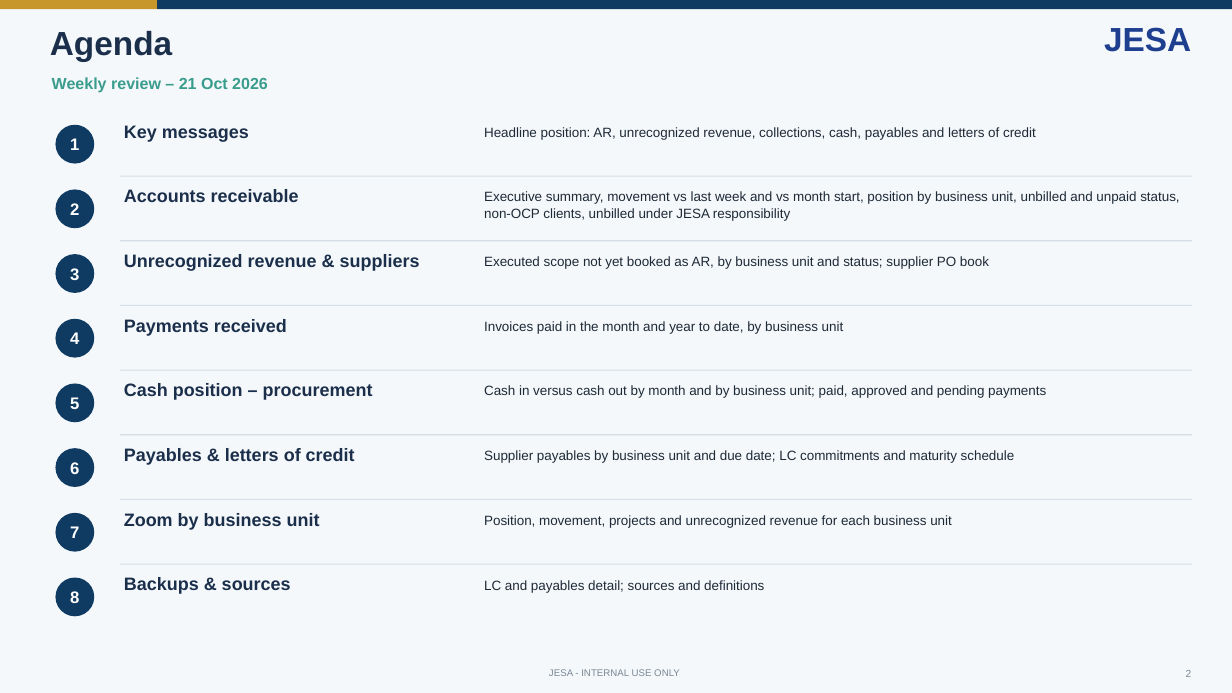
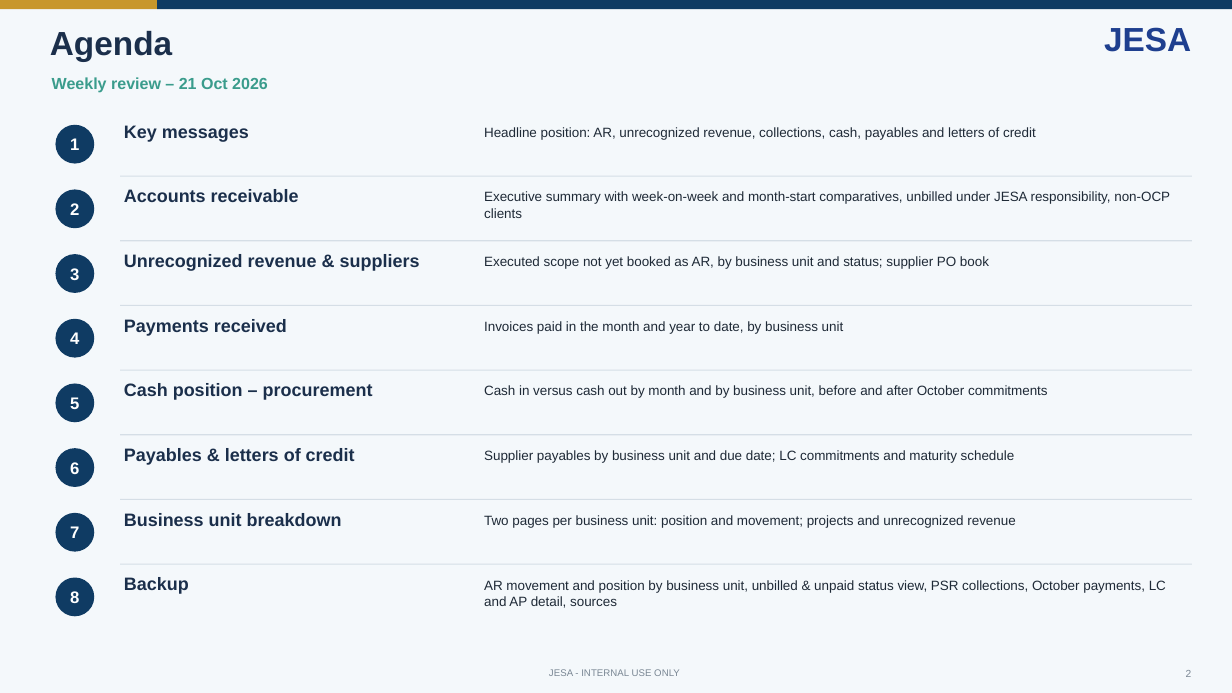
Before and after one commit to cherkaouihassan-art/Skills-Repo, a slide deck: slide 2 of weekly-ar-cash-deck/output/JESA_AR_Cash_Position_2026-10-21.pptx. Drawn at 1232x693 pixels with LibreOffice and Linux fonts; fonts in the diff are those of the drawing. Boxes give left, top, right and bottom in pixels: in the first picture for what was removed or moved away, otherwise in the second. Text is boxed around its words. In the diff, an @@ line names an element or a change of style, - is before the commit and + after.

```diff
--- a/weekly-ar-cash-deck/output/JESA_AR_Cash_Position_2026-10-21.pptx
+++ b/weekly-ar-cash-deck/output/JESA_AR_Cash_Position_2026-10-21.pptx
@@ text at (x1=484, y1=191, x2=1170, y2=218): text changed @@
-Executive summary, movement vs last week and vs month start, position by business unit, unbilled and unpaid status, non-OCP clients, unbilled under JESA responsibility
+Executive summary with week-on-week and month-start comparatives, unbilled under JESA responsibility, non-OCP clients
@@ text at (x1=484, y1=385, x2=1048, y2=398): text changed @@
-Cash in versus cash out by month and by business unit; paid, approved and pending payments
+Cash in versus cash out by month and by business unit, before and after October commitments
@@ text at (x1=124, y1=513, x2=342, y2=526): text changed @@
-Zoom by business unit
+Business unit breakdown
@@ text at (x1=484, y1=515, x2=1015, y2=528): text changed @@
-Position, movement, projects and unrecognized revenue for each business unit
+Two pages per business unit: position and movement; projects and unrecognized revenue
@@ text at (x1=124, y1=577, x2=189, y2=594): text changed @@
-Backups & sources
+Backup
@@ text at (x1=484, y1=580, x2=1166, y2=608): text changed @@
-LC and payables detail; sources and definitions
+AR movement and position by business unit, unbilled & unpaid status view, PSR collections, October payments, LC and AP detail, sources
```
Also in this commit, not shown: 34 other slides changed, 2 slides added, 2 other files.
